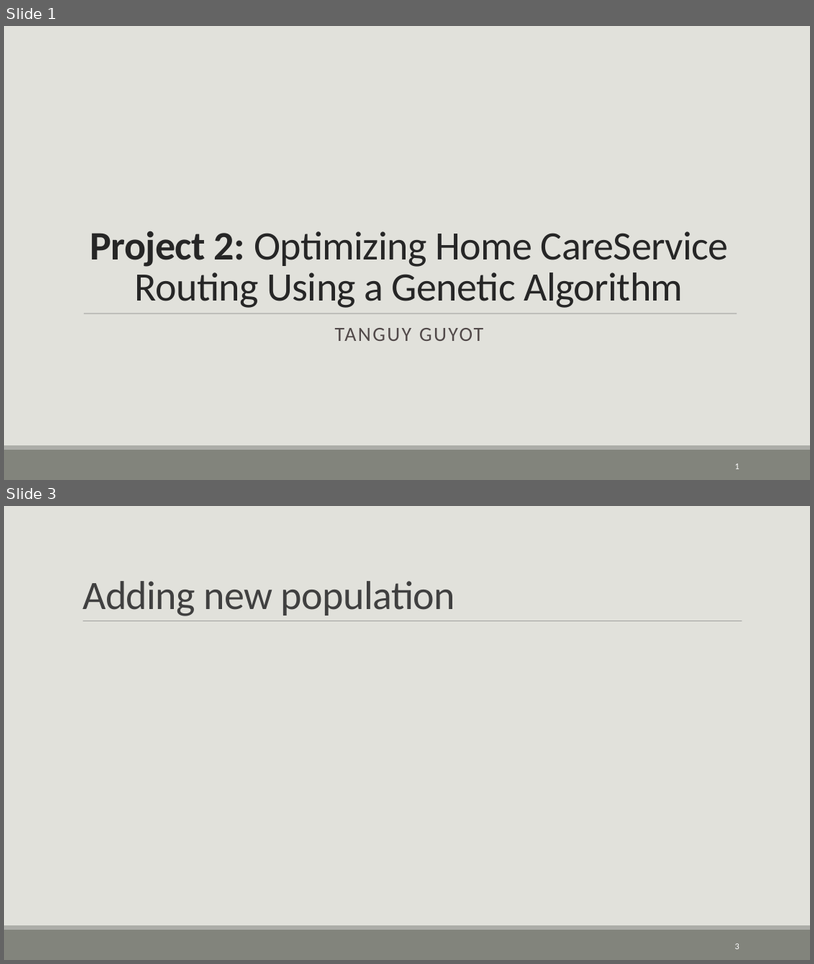
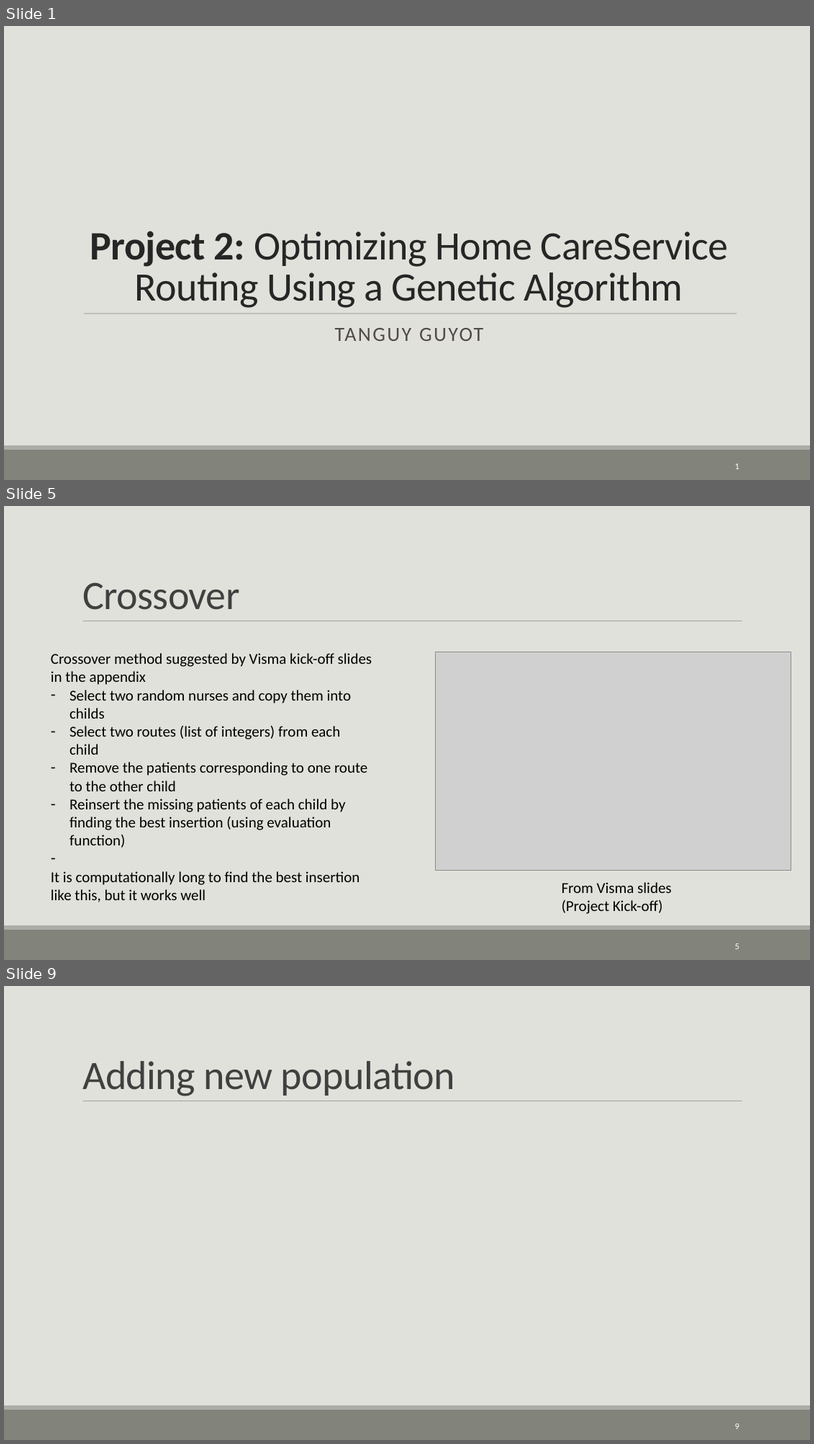
Before and after one commit to tanguyguyot/project2-bioai, a slide deck: files for project 2/presentation.odp. Shown one above the other, each under a label of ours: slides 1 and 3 before the commit, slides 1, 5 and 9 after it; the slides between them are not shown. The pictures are 814x964 and 814x1444 pixels, drawn with LibreOffice and Linux fonts; fonts in the diff are those of the drawing; grey boxes stand for pictures. Boxes give left, top, right and bottom in pixels: in the first picture for what was removed or moved away, otherwise in the second. Text is boxed around its words. In the diff, an @@ line names an element or a change of style, - is before the commit and + after.

```diff
--- a/files for project 2/presentation.odp
+++ b/files for project 2/presentation.odp
@@ slide 5 added at box(4, 506, 810, 960), background #E1E1DB; not listed: 3 template elements that a slide beside it also shows @@
@@ title added at box(82, 582, 239, 610), 48 pt, text #404040 @@
+Crossover
@@ text added at box(51, 653, 372, 902), 18 pt, text #000000 @@
+Crossover method suggested by Visma kick-off slides in the appendix
+– Select two random nurses and copy them into childs
+– Select two routes (list of integers) from each child
+– Remove the patients corresponding to one route to the other child
+– Reinsert the missing patients of each child by finding the best insertion (using evaluation function)
+It is computationally long to find the best insertion like this, but it works well
@@ picture added at box(435, 652, 792, 871) @@
@@ text added at box(562, 882, 671, 914), 18 pt, text #000000 @@
+From Visma slides (Project Kick-off)
@@ page number added at box(736, 943, 740, 949), 10.5 pt, text #FFFFFF @@
+5
@@ what was slide 3 is now slide 9 @@
@@ page number at box(736, 1423, 740, 1429): text changed @@
-3
+9
```
Also in this commit, not shown: 2 slides changed, 7 other slides added, 2 slides removed, 24 other files.
